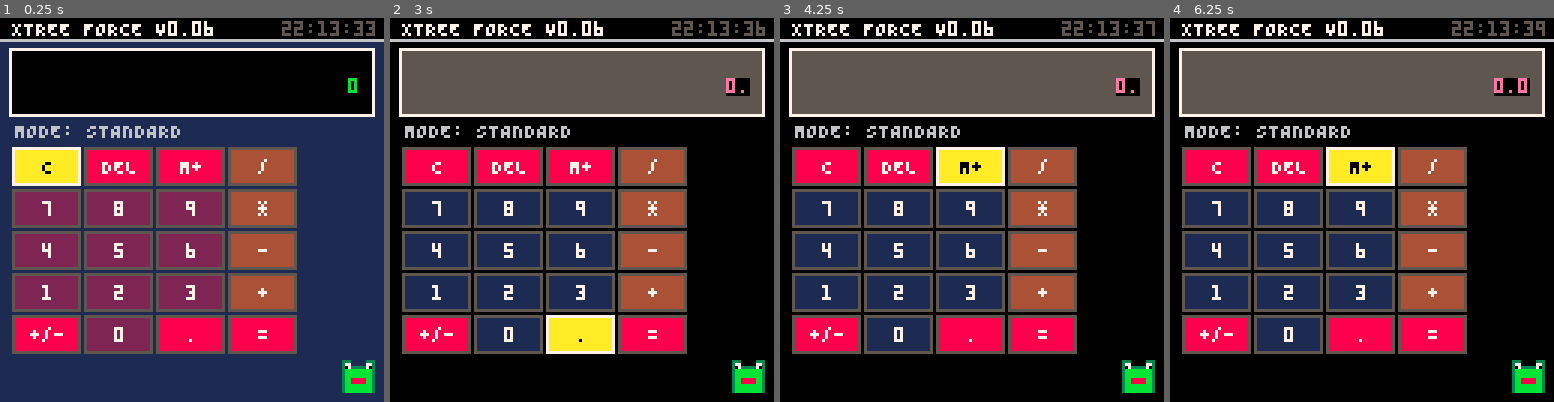
Above: before the commit, frames 1-4 (left to right).
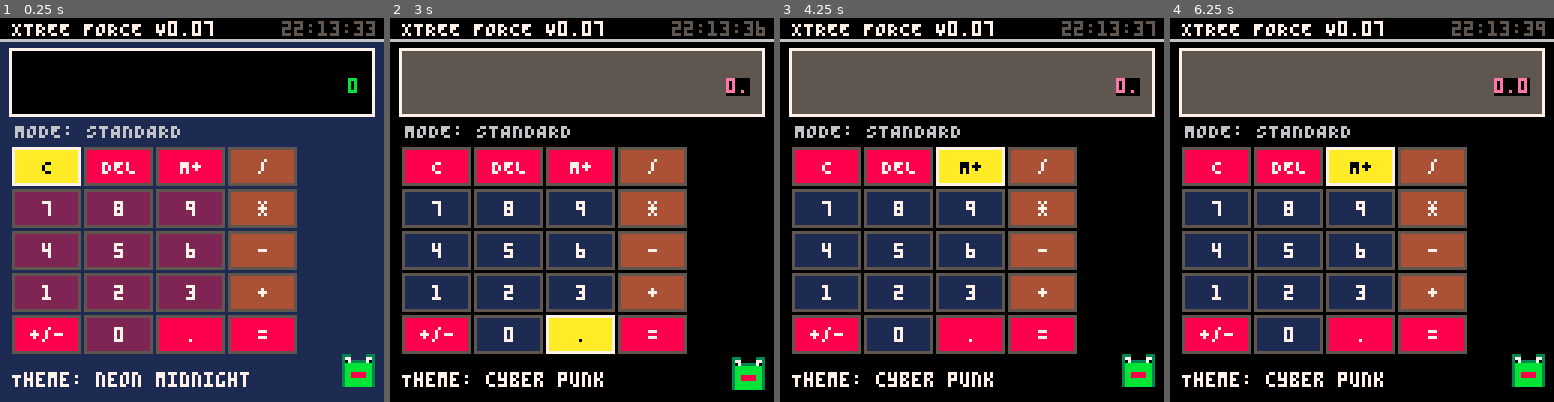
Above: after the commit, the same moments.

Repository: MartStartIV/Applications-for-PICO-8
Game: PICO-8 cartridge Calculator_Xtree/Calculator Xtree English.p8
The game is run twice, just before and just after one commit, with the same random seed, the same clock (stepped at 60 frames per second) and the same inputs.
Inputs:
- Up to frame 1 (0.25 s): no input
- Up to frame 2 (3 s): tap X (X key) at 0.33, 1.07, 1.85, 2.97 s; tap O (Z key) at 0.7, 1.7, 2.1, 2.5, 2.9 s; hold Right 1.6-2.1 s; hold Up 2.15-2.42 s; hold Right from 2.47 s (still down)
- Up to frame 3 (4.25 s): release Right at 3.03 s; hold Left 3.08-3.58 s; tap O (Z key) at 3.3, 3.7, 4.1 s; hold Down 3.63-3.97 s; hold Right from 4.02 s (still down); tap X (X key) at 4.08 s
- Up to frame 4 (6.25 s): tap O (Z key) every 0.4 s from 4.5 to 6.1 s; release Right at 4.68 s; hold Up 4.73-5.03 s; hold Left 5.08-5.68 s; tap X (X key) at 5.2 s; hold Down 5.73-6.03 s; hold Right from 6.08 s (still down)

The runs differ from the first frame. In frame 1, 1.6% of the frame differs, in the area x 3-98%, y 0-98%; in frame 2, 1.2%; in frame 3, 1.4%; in frame 4, 1.4%.

Commit message:
New version available :)
-Fixed some minor issues in the calculator.
-The little frog will blow you occasional kisses while you use the calculator.
-Added more emotions for the little frog.
-If you clear your history too frequently, the little frog will get sad the reason being that it thinks you don’t want to keep a record of your calculations (at least, that’s the angle I took, or one way of looking at it).
-Indicator for the name of the selected theme.

Diff:
--- a/Calculator_Xtree/Calculator Xtree English.p8
+++ b/Calculator_Xtree/Calculator Xtree English.p8
@@ -2,14 +2,14 @@
 version 43
 __lua__
 -- =========================================================
--- CALCULATOR XTREE FORCE [v0.06]
+-- CALCULATOR XTREE FORCE [v0.07]
 -- PARTE 1: CORE DE INICIALIZACIÓN Y CONFIGURACIÓN DE GRIDS
 -- =========================================================
 
 function _init()
   -- Información del Sistema
   id_nombre = "XTREE FORCE"
-  id_version = "V0.06"
+  id_version = "V0.07"
 
   -- Modos de Ejecución (0: Estándar, 1: Científico, 2: Acerca de, 3: Historial)
   modo_actual = 0
@@ -52,6 +52,19 @@
   }
   idx_tema = 1
 
+  -- Nombres de los temas (Mantener el mismo orden que la lista de temas)
+  nombres_temas = {
+    "neon midnight", "cyber punk", "choco mint", "forest mist",
+    "light retro", "blood vapor", "toxic waste", "deep ocean",
+    "sunset peach", "matrix term", "classic gb", "synthwave",
+    "magma chamb", "blueprint", "frozen tund", "radioactive", "pastel sorb"
+  }
+
+  -- control de tiempo para los besos de la ranita (60 fps = 1 segundo)
+  cronometro_beso = 0
+  tiempo_proximo_beso = 5400 -- 5400 frames = 1 minuto y medio (primer beso)
+  estado_beso = 0            -- 0: normal, >0: animando el beso y corazón
+
   -- SISTEMA DE PERSISTENCIA EXTENDIDO NATIVO
   cartdata("xtree_force_calc")
 
@@ -111,6 +125,8 @@
     dset(2, hist_total)
   end
 
+  reg_desde_borrado = 10
+  borrados_seguidos = 0
   -- Nueva variable para controlar el desplazamiento visual de la lista
   hist_scroll = 0
 
@@ -180,12 +196,23 @@
   scroll_velocidad = 0.4
 end
 -- =========================================================
--- CALCULATOR XTREE FORCE [v0.06]
+-- CALCULATOR XTREE FORCE [v0.07]
 -- PARTE 2: LÓGICA DE ACTUALIZACIÓN, COMBOS Y REFRESH DE HORA
 -- =========================================================
 
 function _update60()
   ranita_anim = (ranita_anim + 1) % 60
+
+  -- actualizar tiempos de la ranita (añadir al inicio de _update60)
+  cronometro_beso = cronometro_beso + 1
+  if cronometro_beso >= tiempo_proximo_beso then
+    cronometro_beso = 0
+    estado_beso = 90 -- el beso y el corazón durarán 90 frames en pantalla (1.5 segundos)
+    -- calcular aleatorio para el próximo beso (entre 2 y 3 minutos: 7200 a 10800 frames)
+    tiempo_proximo_beso = 7200 + flr(rnd(3600))
+  end
+  if estado_beso > 0 then estado_beso = estado_beso - 1 end
+
 
   if delay_historial > 0 then
     delay_historial = delay_historial - 1
@@ -298,7 +325,7 @@
   end
 end
 -- =========================================================
--- CALCULATOR XTREE FORCE [v0.06]
+-- CALCULATOR XTREE FORCE [v0.07]
 -- PARTE 3: LÓGICA DE NAVEGACIÓN Y PROCESAMIENTO DEL HISTORIAL
 -- =========================================================
 
@@ -317,10 +344,26 @@
   if btn(5) and btn(2) then
     hist_lista = {}
     hist_total = 0
-    ops_totales = 0 -- Resetea las operaciones para que la ranita vuelva a la normalidad
-
-    dset(1, 0) -- Guarda el reseteo de la ranita en el archivo
-    dset(2, 0) -- Guarda el total de historial en cero
+
+    -- evaluar penalización por borrado rápido
+    if reg_desde_borrado < 10 then
+      borrados_seguidos = borrados_seguidos + 1
+    else
+      borrados_seguidos = 1
+    end
+
+    -- si se borra 3 veces seguidas sin superar 10 registros
+    if borrados_seguidos >= 3 then
+      ops_totales = -10 -- <-- cambiamos de -1 a -10
+      borrados_seguidos = 0
+    else
+      ops_totales = 0
+    end
+
+    reg_desde_borrado = 0 -- resetea el contador para el próximo ciclo
+
+    dset(1, ops_totales) -- Guarda el estado de la ranita en el archivo
+    dset(2, 0)           -- Guarda el total de historial en cero
 
     -- Limpia las 60 ranuras de registros con ceros para vaciar el archivo físico
     for i=3, 63 do
@@ -391,9 +434,21 @@
 function registrar_en_historial(str_resultado)
   local n_val = tonum(str_resultado) or 0
   extrude_historial(str_resultado, n_val)
+
+  -- subida aritmética real y progresiva paso a paso
   ops_totales = ops_totales + 1
+
+  -- condición de liberación: si logró subir del -1 al 0
+  if ops_totales == 0 and borrados_seguidos >= 3 then
+    borrados_seguidos = 0 -- limpia los castigos anteriores de raíz
+  end
+
+  -- sumamos al contador de registros entre borrados normales
+  reg_desde_borrado = reg_desde_borrado + 1
+
   dset(1, ops_totales)
 end
+
 
 function extrude_historial(s_val, n_val)
   add(hist_lista, s_val, 1)
@@ -445,7 +500,7 @@
 end
 
 -- =========================================================
--- CALCULATOR XTREE FORCE [v0.06]
+-- CALCULATOR XTREE FORCE [v0.07]
 -- PARTE 4: MOTOR GRÁFICO AISLADO Y MÓDULO RENDER
 -- =========================================================
 
@@ -510,8 +565,8 @@
 
     rectfill(0, 102, 127, 127, 0)
     line(0, 102, 127, 102, 6)
-    print("\x8b\x91:choose (\x94):return cal", 4, 106, 7)
-    print("press A: load | press b+up:delete", 4, 115, 5)
+    print("\x8b\x91:choose (\x94):return", 4, 106, 7)
+    print("press A: load | Press B+Up: delete", 4, 115, 5)
     print("ops:"..ops_totales, 94, 106, 10)
 
     -- Forzar renderizado de la ranita en las coordenadas correctas del marco inferior
@@ -548,6 +603,14 @@
   local txt_modo = "MODE: STANDARD"
   if modo_actual == 1 then txt_modo = "MODE: SCIENTIFIC" end
   print(txt_modo, 5, 35, 6)
+
+  -- nombre del tema en la esquina inferior izquierda (con color de alto contraste)
+  if nombres_temas[idx_tema] then
+    -- si el color de fondo es blanco o muy claro (como el tema 5), usamos texto negro (0), si no, blanco (7)
+    local col_nombre_tema = (c_fondo == 15 or c_fondo == 7) and 0 or 7
+    print("Theme: "..nombres_temas[idx_tema], 4, 118, col_nombre_tema)
+  end
+
 
   -- Renderizado de Botoneras Base
   local botonera_activa = (modo_actual == 1) and pad_cientifico or pad_estandar
@@ -583,48 +646,105 @@
   render_ranita_xtree(ranita_x, ranita_y)
 end
 -- =========================================================
--- CALCULATOR XTREE FORCE [v0.06]
+-- CALCULATOR XTREE FORCE [v0.07]
 -- PARTE 5: CONTROL EMOCIONAL Y DIBUJO DE LA MASCOTA
 -- =========================================================
 
 function render_ranita_xtree(x, y)
-  local offset_y = (ranita_anim < 30) and 0 or 1
+  -- FPS mejorados: oscilación senoidal suave (renderizado orgánico de alta fluidez)
+  local offset_y = flr(sin(ranita_anim / 60) * 1.8)
   local ry = y + offset_y
 
   local color_cuerpo = 11
   local color_borde = 3
   local color_boca = 8
 
+  -- adaptaciones de color basadas en tus temas anteriores
   local color_adaptativo = temas[idx_tema][3]
-
-  -- DETECCIÓN EVOLUTIVA DE EMOCIONES
   if ops_totales >= 150 then
     color_cuerpo = color_adaptativo
     color_borde = temas[idx_tema][4]
   end
 
-  -- DIBUJO DEL CUERPO
+  -- 1. DIBUJO BASE DEL CUERPO
   rectfill(x, ry + 2, x + 10, ry + 10, color_borde)
   rectfill(x + 1, ry + 3, x + 9, ry + 10, color_cuerpo)
 
-  -- DIBUJO DE LOS OJOS
-  rectfill(x, ry, x + 2, ry + 2, color_borde)
-  rectfill(x + 8, ry, x + 10, ry + 2, color_borde)
-  rectfill(x + 1, ry + 1, x + 2, ry + 2, 7)
-  rectfill(x + 8, ry + 1, x + 9, ry + 2, 7)
-  pset(x + 1, ry + 2, 0) pset(x + 9, ry + 2, 0)
-
-  -- GESTIÓN DINÁMICA DE LA BOCA (Expresión Emocional)
-  if ops_totales >= 30 then
+  -- 2. MOTOR DINÁMICO DE EMOCIONES (DIBUJO DE OJOS Y ACCESORIOS)
+  if ops_totales < 0 then
+    -- ESTADO: TRISTE (Ojos caídos llorosos y sin brillo)
+    rectfill(x, ry + 1, x + 2, ry + 2, color_borde)
+    rectfill(x + 8, ry + 1, x + 10, ry + 2, color_borde)
+    pset(x + 1, ry + 2, 12) pset(x + 9, ry + 2, 12) -- Lágrima/Brillo tenue azulado
+
+  elseif estado_beso > 0 then
+    -- ESTADO: TIRADOR DE BESOS (Ojos felices cerrados en arco de amor "^ ^")
+    pset(x, ry + 2, color_borde) pset(x + 2, ry + 2, color_borde) pset(x + 1, ry + 1, color_borde)
+    pset(x + 8, ry + 2, color_borde) pset(x + 10, ry + 2, color_borde) pset(x + 9, ry + 1, color_borde)
+
+    -- Efecto de corazón flotante (Se eleva con el tiempo de la animación)
+    local cor_x = x - 6 - flr(estado_beso / 15) % 4
+    local cor_y = ry - 4 + flr(estado_beso / 8)
+    if cor_y > ry - 14 then
+      -- Mini corazón de 3x3 píxeles (Rojo escarlata)
+      pset(cor_x + 1, cor_y, 8) pset(cor_x, cor_y + 1, 8)
+      pset(cor_x + 2, cor_y + 1, 8) pset(cor_x + 1, cor_y + 2, 8)
+    end
+
+  elseif ops_totales >= 250 then
+    -- ESTADO: LENTES DE SOL (Estilo Hacker Cyberpunk / Pro)
+    rectfill(x - 1, ry + 1, x + 4, ry + 3, 0) -- Lente izquierdo
+    rectfill(x + 6, ry + 1, x + 11, ry + 3, 0) -- Lente derecho
+    line(x + 3, ry + 1, x + 7, ry + 1, 0)      -- Puente de las gafas
+    pset(x, ry + 2, 7) pset(x + 7, ry + 2, 7)  -- Reflejo blanco en las gafas
+
+  elseif ops_totales >= 100 and ops_totales < 150 then
+    -- ESTADO: GUIÑO DE OJO (Ojo izquierdo normal, derecho guiñando "-")
+    rectfill(x, ry, x + 2, ry + 2, color_borde)
+    rectfill(x + 1, ry + 1, x + 2, ry + 2, 7) pset(x + 1, ry + 2, 0) -- Izquierdo normal
+    line(x + 8, ry + 2, x + 10, ry + 2, color_borde)                 -- Derecho cerrado
+
+  else
+    -- ESTADO: NORMAL / ANIMADO / ENÉRGICO (Ojos estándar abiertos)
+    rectfill(x, ry, x + 2, ry + 2, color_borde)
+    rectfill(x + 8, ry, x + 10, ry + 2, color_borde)
+    rectfill(x + 1, ry + 1, x + 2, ry + 2, 7)
+    rectfill(x + 8, ry + 1, x + 9, ry + 2, 7)
+    pset(x + 1, ry + 2, 0) pset(x + 9, ry + 2, 0)
+  end
+
+    -- 3. GESTIÓN DINÁMICA DE LA BOCA Y EXPRESIÓN COMPLEMENTARIA
+  if ops_totales < 0 then
+    -- Boca triste (Arco invertido hacia abajo)
+    pset(x + 3, ry + 8, color_boca)
+    rectfill(x + 4, ry + 7, x + 6, ry + 7, color_boca)
+    pset(x + 7, ry + 8, color_boca)
+
+  elseif estado_beso > 0 then
+    -- Boca de beso ("Chu" / Corazón pequeño pegado a la boca)
+    rectfill(x + 4, ry + 7, x + 5, ry + 7, 8)
+    pset(x + 3, ry + 7, 7) -- Brillo del beso
+
+  elseif ops_totales >= 150 then
+    -- Estado Enérgico: Sonrisa gigante abierta mostrando felicidad extrema
+    rectfill(x + 3, ry + 6, x + 7, ry + 8, color_borde)
+    rectfill(x + 4, ry + 7, x + 6, ry + 8, 7) -- Dientes / Interior de la boca
+
+  elseif ops_totales >= 30 and ops_totales < 150 then
+    -- Estado Animado: Sonrisa estándar alegre
     pset(x + 3, ry + 7, color_boca)
     rectfill(x + 4, ry + 8, x + 6, ry + 8, color_boca)
     pset(x + 7, ry + 7, color_boca)
+
   else
+    -- Estado Base: Línea de expresión neutral
     rectfill(x + 3, ry + 6, x + 7, ry + 7, 8)
   end
 end
--- =========================================================
--- CALCULATOR XTREE FORCE [v0.06]
+
+
+-- =========================================================
+-- CALCULATOR XTREE FORCE [v0.07]
 -- PARTE 6: PROCESADOR MATEMÁTICO Y PARSEO DE ENTRADA (REPARADO)
 -- =========================================================
 
